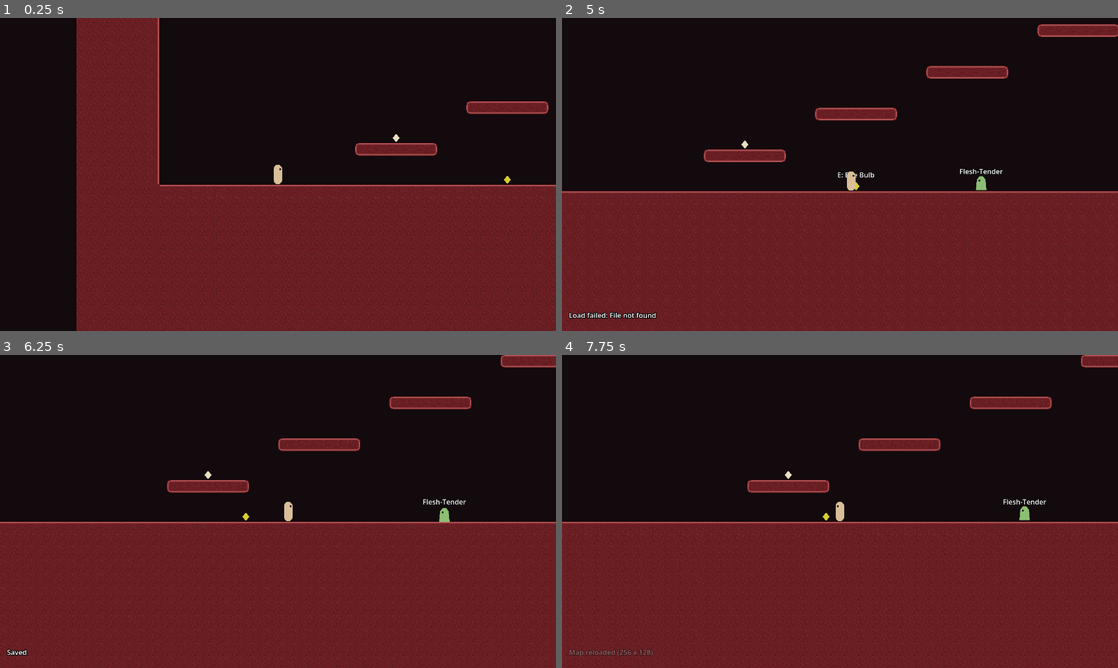
Above: before the commit, frames 1-4 (two rows, left to right).
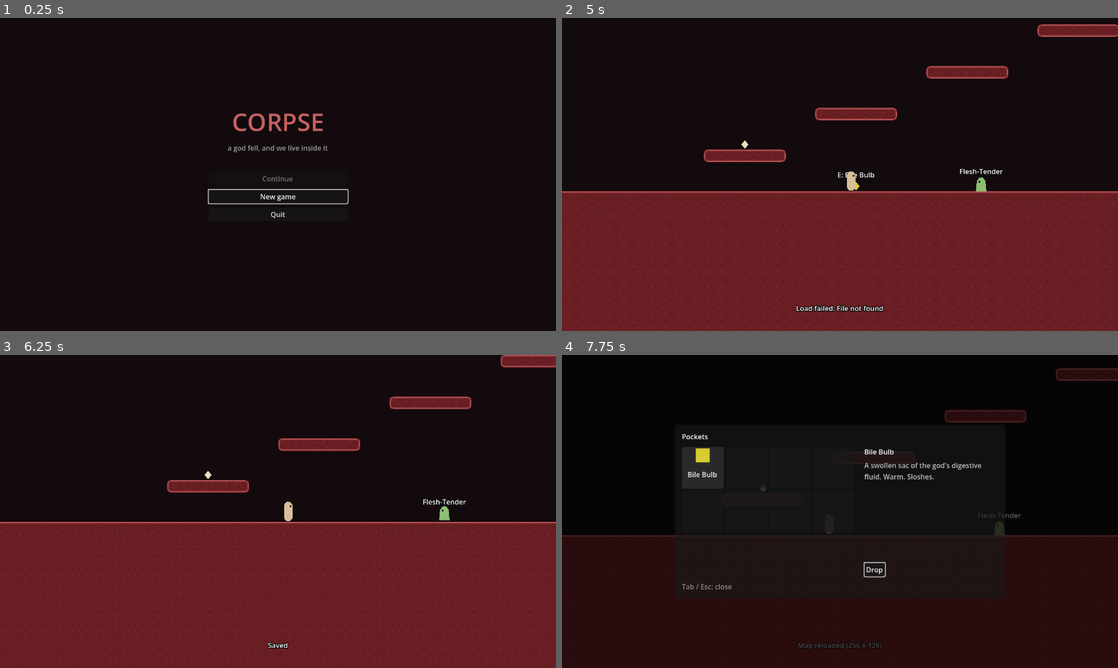
Above: after the commit, the same moments.

Repository: luigigoesboom/corpse
Game: Godot game, scene res://scenes/main_menu.tscn
The game is run twice, just before and just after one commit, with the same random seed, the same clock (stepped at 60 frames per second) and the same inputs. Before the commit the project starts from res://game.tscn.
Inputs (mouse positions are in pixels of both pictures, inside the frame that each line leads up to):
- Up to frame 1 (0.25 s): no input
- Up to frame 2 (5 s): click (840, 196) at 0.5 s, where only the run after the commit has a clickable "New game"; tap Enter at 1.25 s; move the mouse to (962, 158) at 1.27 s; hold D (move_right) 1.28-2.78 s; tap Q (drop, bound only before the commit) at 1.35, 2.1, 3.05, 3.6, 4.35 s; tap Space (jump) at 1.52, 2.27, 3.77, 4.52 s; move the mouse to (728, 190) at 2.02 s; move the mouse to (895, 105) at 2.77 s; hold A (move_left) 2.78-3.53 s; tap E (interact) at 2.85 s; move the mouse to (812, 237) at 3.52 s; hold D (move_right) from 3.53 s (still down); move the mouse to (1006, 221) at 4.27 s; tap F10 (quick_load) at 4.9 s
- Up to frame 3 (6.25 s): move the mouse to (111, 464) at 5.02 s; release D (move_right) at 5.03 s; hold A (move_left) 5.03-5.78 s; tap E (interact) at 5.1 s; tap Space (jump) at 5.27 s; tap Q (drop, bound only before the commit) at 5.3, 5.85 s; tap F9 (quick_save) at 5.65 s; move the mouse to (305, 511) at 5.77 s; hold D (move_right) from 5.78 s (still down)
- Up to frame 4 (7.75 s): tap F4 (reload_map) at 6.4 s; move the mouse to (756, 433) at 6.52 s; release D (move_right) at 6.53 s; hold A (move_left) 6.53-7.25 s; tap Q (drop, bound only before the commit) at 6.6 s; tap Space (jump) at 6.77 s; tap Tab (inventory, bound only after the commit) at 7.15 s; click (701, 467) at 7.25 s, where only the run after the commit has a clickable "Bile Bulb"

The runs differ from the first frame. In frame 1, 50% of the frame differs, in the area x 13-100%, y 0-100%; in frame 2, 0.6%; in frame 3, 0.2%; in frame 4, 52%, in the area x 0-100%, y 0-100%.

Commit message:
UI: main menu, pause menu, pocket inventory, HUD messages
- Main menu (New / Continue / Quit) is the startup scene
- GameUI pauses the game while the inventory or pause menu is open
- Inventory: 8 fixed pockets (save version 3, migration from v2),
  item details, drop onto the ground below the player
- HUD shows short messages via EventBus.notify (pickups, full pockets,
  saves); Q-drop and the top-right inventory text are gone

Co-Authored-By: Claude Opus 5.5 <noreply@anthropic.com>

Diff:
--- a/game.tscn
+++ b/game.tscn
@@ -7,7 +7,10 @@
 [ext_resource type="Script" path="res://src/debug/debug_map.gd" id="4_map"]
 [ext_resource type="PackedScene" path="res://scenes/world.tscn" id="5_world"]
 [ext_resource type="Script" path="res://src/items/item_layer.gd" id="6_items"]
-[ext_resource type="Script" path="res://src/ui/inventory_label.gd" id="7_inventory"]
+[ext_resource type="Script" path="res://src/ui/game_ui.gd" id="7_ui"]
+[ext_resource type="Script" path="res://src/ui/hud.gd" id="8_hud"]
+[ext_resource type="PackedScene" path="res://src/ui/inventory_screen.tscn" id="9_inventory"]
+[ext_resource type="PackedScene" path="res://src/ui/pause_menu.tscn" id="10_pause"]
 
 [node name="Game" type="Node2D"]
 script = ExtResource("0_game")
@@ -30,6 +33,34 @@
 entities = NodePath("../World/Entities")
 
 [node name="UI" type="CanvasLayer" parent="."]
+script = ExtResource("7_ui")
+
+[node name="HUD" type="Control" parent="UI"]
+layout_mode = 3
+anchors_preset = 15
+anchor_right = 1.0
+anchor_bottom = 1.0
+grow_horizontal = 2
+grow_vertical = 2
+mouse_filter = 2
+script = ExtResource("8_hud")
+
+[node name="Message" type="Label" parent="UI/HUD"]
+layout_mode = 1
+anchors_preset = 7
+anchor_left = 0.5
+anchor_top = 1.0
+anchor_right = 0.5
+anchor_bottom = 1.0
+offset_left = -300.0
+offset_top = -64.0
+offset_right = 300.0
+offset_bottom = -32.0
+grow_horizontal = 2
+grow_vertical = 0
+horizontal_alignment = 1
+theme_override_colors/font_outline_color = Color(0, 0, 0, 1)
+theme_override_constants/outline_size = 6
 
 [node name="DebugMap" type="Control" parent="UI" node_paths=PackedStringArray("player", "chunks")]
 layout_mode = 3
@@ -42,28 +73,6 @@
 player = NodePath("../../Player")
 chunks = NodePath("../../ChunkManager")
 
-[node name="Inventory" type="Label" parent="UI"]
-anchors_preset = 1
-anchor_left = 1.0
-anchor_right = 1.0
-offset_left = -616.0
-offset_top = 12.0
-offset_right = -16.0
-offset_bottom = 38.0
-grow_horizontal = 0
-horizontal_alignment = 2
-theme_override_colors/font_outline_color = Color(0, 0, 0, 1)
-theme_override_constants/outline_size = 6
-script = ExtResource("7_inventory")
+[node name="InventoryScreen" parent="UI" instance=ExtResource("9_inventory")]
 
-[node name="Toast" type="Label" parent="UI"]
-anchors_preset = 2
-anchor_top = 1.0
-anchor_bottom = 1.0
-offset_left = 16.0
-offset_top = -48.0
-offset_right = 416.0
-offset_bottom = -16.0
-grow_vertical = 0
-theme_override_colors/font_outline_color = Color(0, 0, 0, 1)
-theme_override_constants/outline_size = 6
+[node name="PauseMenu" parent="UI" instance=ExtResource("10_pause")]
--- a/project.godot
+++ b/project.godot
@@ -11,7 +11,7 @@
 [application]
 
 config/name="Corpse"
-run/main_scene="uid://dfavlakkt03ks"
+run/main_scene="res://scenes/main_menu.tscn"
 config/features=PackedStringArray("4.7", "Forward Plus")
 config/icon="res://icon.svg"
 
@@ -83,9 +83,13 @@
 "deadzone": 0.2,
 "events": [Object(InputEventKey,"device":-1,"physical_keycode":69), Object(InputEventJoypadButton,"device":-1,"button_index":2)]
 }
-drop={
+pause={
 "deadzone": 0.2,
-"events": [Object(InputEventKey,"device":-1,"physical_keycode":81), Object(InputEventJoypadButton,"device":-1,"button_index":3)]
+"events": [Object(InputEventKey,"device":-1,"physical_keycode":4194305), Object(InputEventJoypadButton,"device":-1,"button_index":6)]
+}
+inventory={
+"deadzone": 0.2,
+"events": [Object(InputEventKey,"device":-1,"physical_keycode":4194306), Object(InputEventKey,"device":-1,"physical_keycode":73), Object(InputEventJoypadButton,"device":-1,"button_index":4)]
 }
 
 [layer_names]
--- /dev/null
+++ b/scenes/main_menu.tscn
@@ -0,0 +1,66 @@
+[gd_scene format=3]
+
+[ext_resource type="Script" path="res://src/ui/main_menu.gd" id="1_menu"]
+
+[node name="MainMenu" type="Control"]
+layout_mode = 3
+anchors_preset = 15
+anchor_right = 1.0
+anchor_bottom = 1.0
+grow_horizontal = 2
+grow_vertical = 2
+script = ExtResource("1_menu")
+
+[node name="VBox" type="VBoxContainer" parent="."]
+layout_mode = 1
+anchors_preset = 8
+anchor_left = 0.5
+anchor_top = 0.5
+anchor_right = 0.5
+anchor_bottom = 0.5
+offset_left = -160.0
+offset_top = -160.0
+offset_right = 160.0
+offset_bottom = 160.0
+grow_horizontal = 2
+grow_vertical = 2
+theme_override_constants/separation = 10
+
+[node name="Title" type="Label" parent="VBox"]
+layout_mode = 2
+theme_override_colors/font_color = Color(0.78, 0.38, 0.38, 1)
+theme_override_font_sizes/font_size = 56
+text = "CORPSE"
+horizontal_alignment = 1
+
+[node name="Subtitle" type="Label" parent="VBox"]
+layout_mode = 2
+modulate = Color(1, 1, 1, 0.6)
+text = "a god fell, and we live inside it"
+horizontal_alignment = 1
+
+[node name="Spacer" type="Control" parent="VBox"]
+custom_minimum_size = Vector2(0, 24)
+layout_mode = 2
+
+[node name="ContinueButton" type="Button" parent="VBox"]
+unique_name_in_owner = true
+layout_mode = 2
+text = "Continue"
+
+[node name="NewButton" type="Button" parent="VBox"]
+unique_name_in_owner = true
+layout_mode = 2
+text = "New game"
+
+[node name="QuitButton" type="Button" parent="VBox"]
+unique_name_in_owner = true
+layout_mode = 2
+text = "Quit"
+
+[node name="Status" type="Label" parent="VBox"]
+unique_name_in_owner = true
+layout_mode = 2
+modulate = Color(1, 0.6, 0.6, 1)
+horizontal_alignment = 1
+autowrap_mode = 3
--- a/src/actors/player/player.gd
+++ b/src/actors/player/player.gd
@@ -87,7 +87,13 @@
 	return _clinging
 
 
+## 1 = facing right, -1 = facing left.
+func facing() -> float:
+	return _visual.scale.x
+
+
 ## The player only asks; ItemLayer decides and changes the world data.
+## Dropping happens from the inventory screen.
 func _handle_items() -> void:
 	if Input.is_action_just_pressed("interact"):
 		var nearest: Area2D = null
@@ -97,9 +103,6 @@
 				nearest = area
 		if nearest:
 			EventBus.pickup_requested.emit(nearest)
-	if Input.is_action_just_pressed("drop") and is_on_floor():
-		# Drop at the feet, a little in front.
-		EventBus.drop_requested.emit(global_position + Vector2(_visual.scale.x * 24.0, 22.0))
 
 
 ## From the classic formulas: g = 2h / t^2, v0 = 2h / t.
--- a/src/autoload/event_bus.gd
+++ b/src/autoload/event_bus.gd
@@ -15,9 +15,11 @@
 signal world_loaded
 ## The player wants to pick up this WorldItem.
 signal pickup_requested(item: Node)
-## The player wants to drop their last item, at this world position (feet).
-signal drop_requested(position: Vector2)
+## The player wants to drop what is in this inventory pocket.
+signal drop_requested(slot: int)
 ## WorldState.data.inventory changed.
 signal inventory_changed
+## Show a short message to the player (pickups, saves, warnings).
+signal notify(text: String)
 
 @warning_ignore_restore("unused_signal")
--- a/src/autoload/save_system.gd
+++ b/src/autoload/save_system.gd
@@ -14,7 +14,7 @@
 ## - When the format changes, bump SAVE_VERSION and add a step to _migrate().
 
 const SAVE_DIR := "user://saves"
-const SAVE_VERSION := 2
+const SAVE_VERSION := 3
 
 
 func slot_path(slot: int) -> String:
@@ -74,4 +74,13 @@
 		save.world["removed_entities"] = {}
 		save.world["next_id"] = 1
 		save.save_version = 2
+	if save.save_version == 2:
+		# v3: inventory became fixed pockets. Empty pockets are &"".
+		var pockets: Array = save.world.get("inventory", []).duplicate()
+		pockets.resize(WorldData.INVENTORY_SIZE)
+		for i in pockets.size():
+			if pockets[i] == null:
+				pockets[i] = &""
+		save.world["inventory"] = pockets
+		save.save_version = 3
 	return save
--- a/src/autoload/world_state.gd
+++ b/src/autoload/world_state.gd
@@ -7,6 +7,11 @@
 var data: WorldData
 
 
+## Forget the current world (e.g. "New game" from the main menu).
+func clear() -> void:
+	data = null
+
+
 func set_data(new_data: WorldData) -> void:
 	data = new_data
 	EventBus.world_loaded.emit()
--- a/src/game.gd
+++ b/src/game.gd
@@ -1,5 +1,5 @@
 extends Node2D
-## Top-level game scene: starts a world, handles quick save / quick load,
+## Top-level game scene: starts or continues a world, handles save / load,
 ## and rebuilds the scene whenever WorldState gets a new world.
 
 ## Seed for the world created on start. 0 = a random seed every run.
@@ -7,19 +7,26 @@
 ## that should differ per save (history, later).
 @export var new_world_seed := 0
 
-var _toast_tween: Tween
-
 @onready var _player: Player = $Player
 @onready var _chunks: ChunkManager = $ChunkManager
 @onready var _world: Node2D = $World
 @onready var _items: ItemLayer = $Items
-@onready var _toast: Label = $UI/Toast
 
 
 func _ready() -> void:
 	EventBus.world_loaded.connect(_on_world_loaded)
 	(_world.get_node("Entities") as EntityLayer).attach(_chunks)
-	_items.attach(_chunks)
+	_items.attach(_chunks, _player)
+	$UI/PauseMenu.save_pressed.connect(quick_save)
+	$UI/PauseMenu.load_pressed.connect(quick_load)
+	if WorldState.data:
+		# "Continue" in the main menu already loaded a save.
+		_on_world_loaded()
+	else:
+		_start_new_world()
+
+
+func _start_new_world() -> void:
 	# randi() is fine here: picking a seed is not generation.
 	var seed_value := new_world_seed if new_world_seed != 0 else randi()
 	var data := WorldData.create(seed_value)
@@ -34,19 +41,19 @@
 		quick_load()
 	elif event.is_action_pressed("reload_map"):
 		_chunks.reload_map()
-		_show_toast("Map reloaded (%d x %d)" % [_chunks.map.size.x, _chunks.map.size.y])
+		EventBus.notify.emit("Map reloaded (%d x %d)" % [_chunks.map.size.x, _chunks.map.size.y])
 
 
 func quick_save() -> void:
 	# The sim never reads nodes, so the game copies node state into the data first.
 	WorldState.data.player_position = _player.global_position
 	var err := SaveSystem.save_game(0)
-	_show_toast("Saved" if err == OK else "Save failed: %s" % error_string(err))
+	EventBus.notify.emit("Saved" if err == OK else "Save failed: %s" % error_string(err))
 
 
 func quick_load() -> void:
 	var err := SaveSystem.load_game(0)
-	_show_toast("Loaded" if err == OK else "Load failed: %s" % error_string(err))
+	EventBus.notify.emit("Loaded" if err == OK else "Load failed: %s" % error_string(err))
 
 
 func _on_world_loaded() -> void:
@@ -55,13 +62,3 @@
 	_chunks.reset()
 	# Jump the camera straight there instead of smoothly panning across the map.
 	_player.get_node("Camera2D").reset_smoothing()
-
-
-func _show_toast(text: String) -> void:
-	_toast.text = text
-	_toast.modulate.a = 1.0
-	if _toast_tween:
-		_toast_tween.kill()
-	_toast_tween = create_tween()
-	_toast_tween.tween_interval(1.0)
-	_toast_tween.tween_property(_toast, "modulate:a", 0.0, 0.5)
--- a/src/items/item_layer.gd
+++ b/src/items/item_layer.gd
@@ -16,11 +16,13 @@
 const ITEM_SCENE := preload("res://src/items/world_item.tscn")
 
 var _chunks: ChunkManager
+var _player: Player
 var _spawned := {}  # Vector2i chunk -> Array of WorldItem, so unloading never depends on the data
 
 
-func attach(chunks: ChunkManager) -> void:
+func attach(chunks: ChunkManager, player: Player) -> void:
 	_chunks = chunks
+	_player = player
 	chunks.chunk_loaded.connect(_on_chunk_loaded)
 	chunks.chunk_unloaded.connect(_on_chunk_unloaded)
 	EventBus.pickup_requested.connect(_on_pickup_requested)
@@ -49,16 +51,30 @@
 	_spawned.get_or_add(coord, []).append(item)
 
 
-func _on_drop_requested(pos: Vector2) -> void:
+func _on_drop_requested(slot: int) -> void:
 	var data := WorldState.data
-	if data.inventory.is_empty():
+	var item_id := data.take_from_inventory(slot)
+	if item_id == &"":
 		return
-	var item_id: StringName = data.inventory.pop_back()
+	var pos := _drop_position()
 	var coord := ChunkData.world_to_chunk(pos)
 	var record := data.add_dropped_item(coord, item_id, pos)
 	if _chunks.is_loaded(coord):
 		_spawn(coord, record)
 	EventBus.inventory_changed.emit()
+	EventBus.notify.emit("Dropped %s" % ItemDb.display_name(item_id))
+
+
+## On the ground a little in front of the player, so items never float.
+func _drop_position() -> Vector2:
+	var space := get_world_2d().direct_space_state
+	var center := _player.global_position
+	var front := center + Vector2(_player.facing() * 24.0, 0.0)
+	# Not in front if a wall is there; then straight below the player.
+	var wall := space.intersect_ray(PhysicsRayQueryParameters2D.create(center, front, 1))
+	var from := center if wall else front
+	var floor_hit := space.intersect_ray(PhysicsRayQueryParameters2D.create(from, from + Vector2(0, 4000), 1))
+	return floor_hit.position if floor_hit else from + Vector2(0, 22)
 
 
 func _on_pickup_requested(item: Node) -> void:
@@ -66,7 +82,9 @@
 	if world_item == null or not is_instance_valid(world_item):
 		return
 	var data := WorldState.data
-	data.inventory.append(world_item.item_id)
+	if data.add_to_inventory(world_item.item_id) < 0:
+		EventBus.notify.emit("Pockets are full")
+		return
 	if world_item.is_placed():
 		data.removed_entities[String(world_item.name)] = true
 		# EntityLayer keeps the node; it just never re-adds a removed one.
@@ -76,3 +94,4 @@
 		_spawned.get(world_item.record_chunk, []).erase(world_item)
 		world_item.queue_free()
 	EventBus.inventory_changed.emit()
+	EventBus.notify.emit("+ %s" % ItemDb.display_name(world_item.item_id))
--- a/src/sim/world_data.gd
+++ b/src/sim/world_data.gd
@@ -12,11 +12,15 @@
 ## To add a field: add it here, write it in to_dict(), read it with a default in
 ## from_dict(), bump SaveSystem.SAVE_VERSION and add a step in SaveSystem._migrate().
 
+## Pockets the current host has. An empty pocket holds &"".
+const INVENTORY_SIZE := 8
+
 var world_seed: int
 var year: int = 0
 ## Where the current host is. Written by the game right before saving.
 var player_position := Vector2.ZERO
-## Item ids the current host carries. Moves into LifeRecord in week 21.
+## Item id per pocket (INVENTORY_SIZE entries, &"" = empty). Moves into
+## LifeRecord in week 21.
 var inventory: Array = []
 ## Vector2i chunk coord -> Dictionary of runtime changes in that chunk:
 ##   "items": Array of {"id": int, "item": StringName, "pos": Vector2}
@@ -33,12 +37,30 @@
 static func create(seed_value: int) -> WorldData:
 	var data := WorldData.new()
 	data.world_seed = seed_value
+	data._fit_inventory()
 	return data
 
 
 func new_id() -> int:
 	next_id += 1
 	return next_id - 1
+
+
+## Puts the item in the first empty pocket. Returns the pocket, or -1 if full.
+func add_to_inventory(item: StringName) -> int:
+	var slot := inventory.find(&"")
+	if slot >= 0:
+		inventory[slot] = item
+	return slot
+
+
+## Empties the pocket and returns what was in it (&"" if it was empty).
+func take_from_inventory(slot: int) -> StringName:
+	if slot < 0 or slot >= inventory.size():
+		return &""
+	var item: StringName = inventory[slot]
+	inventory[slot] = &""
+	return item
 
 
 func items_in_chunk(chunk: Vector2i) -> Array:
@@ -85,4 +107,11 @@
 	data.chunk_diffs = d.get("chunk_diffs", {})
 	data.removed_entities = d.get("removed_entities", {})
 	data.next_id = int(d.get("next_id", 1))
+	data._fit_inventory()
 	return data
+
+
+func _fit_inventory() -> void:
+	while inventory.size() < INVENTORY_SIZE:
+		inventory.append(&"")
+	inventory.resize(INVENTORY_SIZE)
--- /dev/null
+++ b/src/ui/game_ui.gd
@@ -0,0 +1,45 @@
+extends CanvasLayer
+## Decides which in-game screen is open (none, inventory, pause) and pauses
+## the game while one is.
+##
+## get_tree().paused = true stops every node whose process_mode is "Inherit"
+## or "Pausable". This node and the screens are "Always", so menus keep
+## working while the world is frozen.
+
+@onready var _inventory: Control = $InventoryScreen
+@onready var _pause: Control = $PauseMenu
+
+
+func _ready() -> void:
+	process_mode = PROCESS_MODE_ALWAYS
+	_inventory.visible = false
+	_pause.visible = false
+	_pause.resume_pressed.connect(close_all)
+
+
+func _unhandled_input(event: InputEvent) -> void:
+	if event.is_action_pressed("pause"):
+		# Escape closes whatever is open first, and only pauses from gameplay.
+		if _inventory.visible or _pause.visible:
+			close_all()
+		else:
+			_open(_pause)
+		get_viewport().set_input_as_handled()
+	elif event.is_action_pressed("inventory"):
+		if _inventory.visible:
+			close_all()
+		elif not _pause.visible:
+			_open(_inventory)
+		get_viewport().set_input_as_handled()
+
+
+func close_all() -> void:
+	_inventory.visible = false
+	_pause.visible = false
+	get_tree().paused = false
+
+
+func _open(screen: Control) -> void:
+	screen.visible = true
+	screen.open()
+	get_tree().paused = true
--- /dev/null
+++ b/src/ui/hud.gd
@@ -0,0 +1,22 @@
+extends Control
+## Always-on gameplay HUD: short messages now; health and mutations later.
+
+var _message_tween: Tween
+
+@onready var _message: Label = $Message
+
+
+func _ready() -> void:
+	mouse_filter = MOUSE_FILTER_IGNORE
+	_message.modulate.a = 0.0
+	EventBus.notify.connect(show_message)
+
+
+func show_message(text: String) -> void:
+	_message.text = text
+	_message.modulate.a = 1.0
+	if _message_tween:
+		_message_tween.kill()
+	_message_tween = create_tween()
+	_message_tween.tween_interval(1.2)
+	_message_tween.tween_property(_message, "modulate:a", 0.0, 0.5)
--- /dev/null
+++ b/src/ui/inventory_screen.gd
@@ -0,0 +1,75 @@
+extends Control
+## The pockets: a grid of slots, details of the selected item, and actions.
+## Works with mouse, keyboard (arrows + Enter) and gamepad (d-pad + A).
+
+const SLOT_SIZE := Vector2(96, 96)
+
+var _selected := 0
+var _slots: Array[Button] = []
+
+@onready var _grid: GridContainer = %Grid
+@onready var _name: Label = %ItemName
+@onready var _description: Label = %ItemDescription
+@onready var _drop: Button = %DropButton
+
+
+func _ready() -> void:
+	process_mode = PROCESS_MODE_ALWAYS
+	for i in WorldData.INVENTORY_SIZE:
+		var slot := Button.new()
+		slot.custom_minimum_size = SLOT_SIZE
+		slot.clip_text = true
+		slot.autowrap_mode = TextServer.AUTOWRAP_WORD_SMART
+		slot.vertical_icon_alignment = VERTICAL_ALIGNMENT_TOP
+		slot.icon_alignment = HORIZONTAL_ALIGNMENT_CENTER
+		slot.expand_icon = false
+		slot.focus_entered.connect(_select.bind(i))
+		slot.mouse_entered.connect(slot.grab_focus)
+		slot.pressed.connect(_on_slot_pressed)
+		_grid.add_child(slot)
+		_slots.append(slot)
+	_drop.pressed.connect(_on_drop_pressed)
+	EventBus.inventory_changed.connect(_refresh)
+
+
+## Called by GameUI when the screen opens.
+func open() -> void:
+	_refresh()
+	_slots[_selected].grab_focus()
+
+
+func _refresh() -> void:
+	if WorldState.data == null:
+		return
+	for i in _slots.size():
+		var item_id: StringName = WorldState.data.inventory[i]
+		var def := ItemDb.get_def(item_id) if item_id != &"" else null
+		_slots[i].text = ItemDb.display_name(item_id) if item_id != &"" else ""
+		_slots[i].icon = _swatch(def.color) if def else null
+	_select(_selected)
+
+
+func _select(slot: int) -> void:
+	_selected = slot
+	var item_id: StringName = WorldState.data.inventory[slot]
+	var def := ItemDb.get_def(item_id) if item_id != &"" else null
+	_name.text = def.display_name if def else "Empty pocket"
+	_description.text = def.description if def else ""
+	_drop.disabled = item_id == &""
+
+
+func _on_slot_pressed() -> void:
+	if not _drop.disabled:
+		_drop.grab_focus()
+
+
+func _on_drop_pressed() -> void:
+	EventBus.drop_requested.emit(_selected)
+	_slots[_selected].grab_focus()
+
+
+## Placeholder icon until item art exists: a square in the item's color.
+func _swatch(color: Color) -> ImageTexture:
+	var img := Image.create(32, 32, false, Image.FORMAT_RGBA8)
+	img.fill(color)
+	return ImageTexture.create_from_image(img)
--- /dev/null
+++ b/src/ui/inventory_screen.tscn
@@ -0,0 +1,92 @@
+[gd_scene format=3]
+
+[ext_resource type="Script" path="res://src/ui/inventory_screen.gd" id="1_inv"]
+
+[node name="InventoryScreen" type="Control"]
+layout_mode = 3
+anchors_preset = 15
+anchor_right = 1.0
+anchor_bottom = 1.0
+grow_horizontal = 2
+grow_vertical = 2
+script = ExtResource("1_inv")
+
+[node name="Dim" type="ColorRect" parent="."]
+layout_mode = 1
+anchors_preset = 15
+anchor_right = 1.0
+anchor_bottom = 1.0
+grow_horizontal = 2
+grow_vertical = 2
+color = Color(0, 0, 0, 0.6)
+
+[node name="Panel" type="PanelContainer" parent="."]
+layout_mode = 1
+anchors_preset = 8
+anchor_left = 0.5
+anchor_top = 0.5
+anchor_right = 0.5
+anchor_bottom = 0.5
+offset_left = -380.0
+offset_top = -200.0
+offset_right = 380.0
+offset_bottom = 200.0
+grow_horizontal = 2
+grow_vertical = 2
+
+[node name="Margin" type="MarginContainer" parent="Panel"]
+layout_mode = 2
+theme_override_constants/margin_left = 16
+theme_override_constants/margin_top = 16
+theme_override_constants/margin_right = 16
+theme_override_constants/margin_bottom = 16
+
+[node name="VBox" type="VBoxContainer" parent="Panel/Margin"]
+layout_mode = 2
+theme_override_constants/separation = 12
+
+[node name="Title" type="Label" parent="Panel/Margin/VBox"]
+layout_mode = 2
+text = "Pockets"
+
+[node name="HBox" type="HBoxContainer" parent="Panel/Margin/VBox"]
+layout_mode = 2
+size_flags_vertical = 3
+theme_override_constants/separation = 24
+
+[node name="Grid" type="GridContainer" parent="Panel/Margin/VBox/HBox"]
+unique_name_in_owner = true
+layout_mode = 2
+columns = 4
+
+[node name="Details" type="VBoxContainer" parent="Panel/Margin/VBox/HBox"]
+layout_mode = 2
+size_flags_horizontal = 3
+theme_override_constants/separation = 8
+
+[node name="ItemName" type="Label" parent="Panel/Margin/VBox/HBox/Details"]
+unique_name_in_owner = true
+layout_mode = 2
+text = "Empty pocket"
+
+[node name="ItemDescription" type="Label" parent="Panel/Margin/VBox/HBox/Details"]
+unique_name_in_owner = true
+custom_minimum_size = Vector2(240, 0)
+layout_mode = 2
+size_flags_vertical = 3
+modulate = Color(1, 1, 1, 0.75)
+autowrap_mode = 3
+
+[node name="Actions" type="HBoxContainer" parent="Panel/Margin/VBox/HBox/Details"]
+unique_name_in_owner = true
+layout_mode = 2
+
+[node name="DropButton" type="Button" parent="Panel/Margin/VBox/HBox/Details/Actions"]
+unique_name_in_owner = true
+layout_mode = 2
+text = "Drop"
+
+[node name="Hint" type="Label" parent="Panel/Margin/VBox"]
+layout_mode = 2
+modulate = Color(1, 1, 1, 0.5)
+text = "Tab / Esc: close"
--- /dev/null
+++ b/src/ui/main_menu.gd
@@ -0,0 +1,29 @@
+extends Control
+## Title screen: new game, continue from slot 0, quit.
+
+const GAME := "res://game.tscn"
+
+
+func _ready() -> void:
+	%NewButton.pressed.connect(_on_new_pressed)
+	%ContinueButton.pressed.connect(_on_continue_pressed)
+	%QuitButton.pressed.connect(get_tree().quit)
+	%ContinueButton.disabled = not SaveSystem.has_save(0)
+	if %ContinueButton.disabled:
+		%NewButton.grab_focus()
+	else:
+		%ContinueButton.grab_focus()
+
+
+func _on_new_pressed() -> void:
+	# Game starts a fresh world when there is none.
+	WorldState.clear()
+	get_tree().change_scene_to_file(GAME)
+
+
+func _on_continue_pressed() -> void:
+	var err := SaveSystem.load_game(0)
+	if err != OK:
+		%Status.text = "Could not load the save: %s" % error_string(err)
+		return
+	get_tree().change_scene_to_file(GAME)
--- /dev/null
+++ b/src/ui/pause_menu.gd
@@ -0,0 +1,26 @@
+extends Control
+## Pause menu. The game scene connects save/load; GameUI connects resume.
+
+signal resume_pressed
+signal save_pressed
+signal load_pressed
+
+const MAIN_MENU := "res://scenes/main_menu.tscn"
+
+
+func _ready() -> void:
+	process_mode = PROCESS_MODE_ALWAYS
+	%ResumeButton.pressed.connect(resume_pressed.emit)
+	%SaveButton.pressed.connect(save_pressed.emit)
+	%LoadButton.pressed.connect(load_pressed.emit)
+	%MainMenuButton.pressed.connect(_on_main_menu_pressed)
+	%QuitButton.pressed.connect(get_tree().quit)
+
+
+func open() -> void:
+	%ResumeButton.grab_focus()
+
+
+func _on_main_menu_pressed() -> void:
+	get_tree().paused = false
+	get_tree().change_scene_to_file(MAIN_MENU)
--- /dev/null
+++ b/src/ui/pause_menu.tscn
@@ -0,0 +1,76 @@
+[gd_scene format=3]
+
+[ext_resource type="Script" path="res://src/ui/pause_menu.gd" id="1_pause"]
+
+[node name="PauseMenu" type="Control"]
+layout_mode = 3
+anchors_preset = 15
+anchor_right = 1.0
+anchor_bottom = 1.0
+grow_horizontal = 2
+grow_vertical = 2
+script = ExtResource("1_pause")
+
+[node name="Dim" type="ColorRect" parent="."]
+layout_mode = 1
+anchors_preset = 15
+anchor_right = 1.0
+anchor_bottom = 1.0
+grow_horizontal = 2
+grow_vertical = 2
+color = Color(0, 0, 0, 0.6)
+
+[node name="Panel" type="PanelContainer" parent="."]
+layout_mode = 1
+anchors_preset = 8
+anchor_left = 0.5
+anchor_top = 0.5
+anchor_right = 0.5
+anchor_bottom = 0.5
+offset_left = -140.0
+offset_top = -150.0
+offset_right = 140.0
+offset_bottom = 150.0
+grow_horizontal = 2
+grow_vertical = 2
+
+[node name="Margin" type="MarginContainer" parent="Panel"]
+layout_mode = 2
+theme_override_constants/margin_left = 16
+theme_override_constants/margin_top = 16
+theme_override_constants/margin_right = 16
+theme_override_constants/margin_bottom = 16
+
+[node name="VBox" type="VBoxContainer" parent="Panel/Margin"]
+layout_mode = 2
+theme_override_constants/separation = 8
+
+[node name="Title" type="Label" parent="Panel/Margin/VBox"]
+layout_mode = 2
+text = "Paused"
+horizontal_alignment = 1
+
+[node name="ResumeButton" type="Button" parent="Panel/Margin/VBox"]
+unique_name_in_owner = true
+layout_mode = 2
+text = "Resume"
+
+[node name="SaveButton" type="Button" parent="Panel/Margin/VBox"]
+unique_name_in_owner = true
+layout_mode = 2
+text = "Save"
+
+[node name="LoadButton" type="Button" parent="Panel/Margin/VBox"]
+unique_name_in_owner = true
+layout_mode = 2
+text = "Load"
+
+[node name="MainMenuButton" type="Button" parent="Panel/Margin/VBox"]
+unique_name_in_owner = true
+layout_mode = 2
+text = "Main menu"
+
+[node name="QuitButton" type="Button" parent="Panel/Margin/VBox"]
+unique_name_in_owner = true
+layout_mode = 2
+text = "Quit"
Not shown, added: src/ui/game_ui.gd.uid
Not shown, added: src/ui/hud.gd.uid
Not shown, added: src/ui/inventory_screen.gd.uid
Not shown, added: src/ui/main_menu.gd.uid
Not shown, added: src/ui/pause_menu.gd.uid
